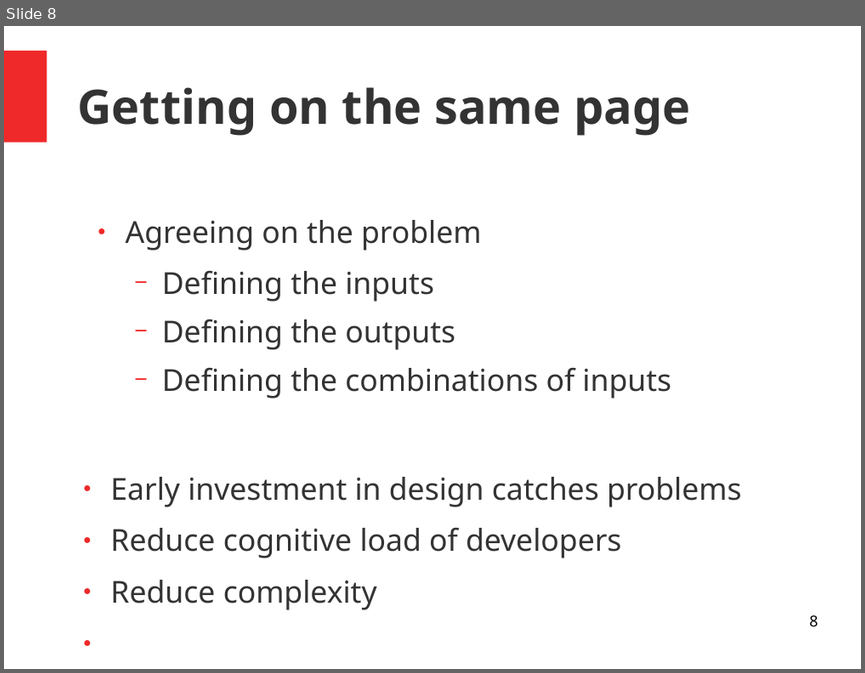
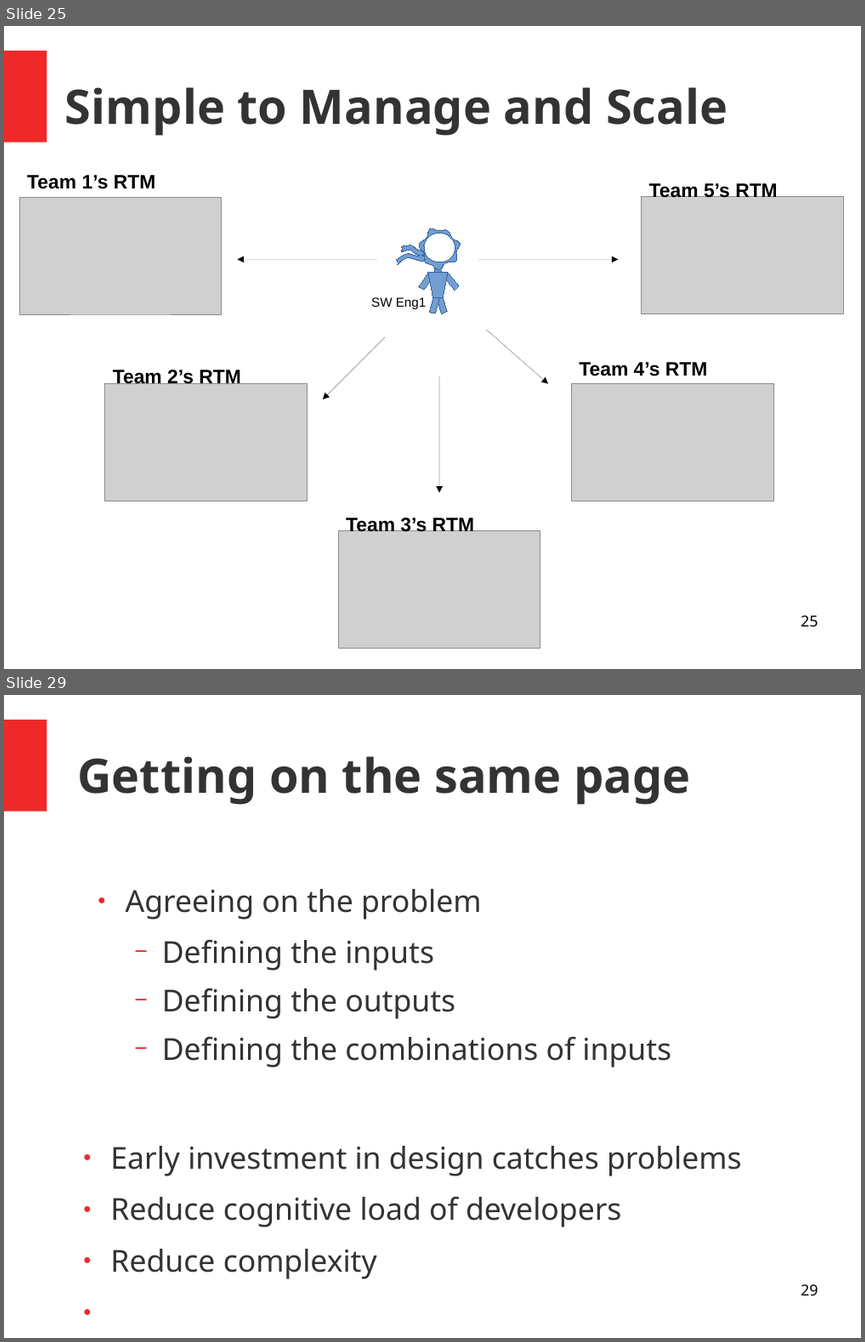
Before and after one commit to MrAbsaroka/Presentations, a slide deck: MattFerguson-0111-2021.11.04.odp. Shown one above the other, each under a label of ours: slide 8 before the commit, slides 25 and 29 after it; the slides between them are not shown. The pictures are 865x673 and 865x1342 pixels, drawn with LibreOffice and Linux fonts; fonts in the diff are those of the drawing; grey boxes stand for pictures. Boxes give left, top, right and bottom in pixels: in the first picture for what was removed or moved away, otherwise in the second. Text is boxed around its words. In the diff, an @@ line names an element or a change of style, - is before the commit and + after.

```diff
--- a/MattFerguson-0111-2021.11.04.odp
+++ b/MattFerguson-0111-2021.11.04.odp
@@ slide 25 added at (x1=4, y1=26, x2=861, y2=669), background #FFFFFF; not listed: 1 template element that a slide beside it also shows @@
@@ title added at (x1=65, y1=87, x2=727, y2=136), 44 pt, text #333333, bold @@
+Simple to Manage and Scale
@@ text added at (x1=27, y1=175, x2=155, y2=189), 18 pt, text #000000, bold @@
+Team 1’s RTM
@@ picture added at (x1=19, y1=197, x2=222, y2=314) @@
@@ picture added at (x1=642, y1=196, x2=844, y2=313) @@
@@ text added at (x1=649, y1=181, x2=777, y2=198), 18 pt, text #000000, bold @@
+Team 5’s RTM
@@ freeform shape added at (x1=397, y1=226, x2=461, y2=271), fill #729FCF, outline #3465A4 0 pt @@
@@ arrow added from (377, 259) to (237, 259), #000000 0 pt @@
@@ group added at (x1=419, y1=266, x2=460, y2=313): 4 parallelograms, 2 freeform shapes @@
@@ arrow added from (478, 259) to (619, 259), #000000 0 pt @@
@@ text added at (x1=371, y1=297, x2=426, y2=309), 12 pt, text #000000 @@
+SW Eng1
@@ arrow added from (486, 329) to (548, 384), #000000 0 pt @@
@@ arrow added from (385, 337) to (323, 399), #000000 0 pt @@
@@ text added at (x1=113, y1=368, x2=240, y2=384), 18 pt, text #000000, bold @@
+Team 2’s RTM
@@ arrow added from (439, 376) to (439, 493), #000000 0 pt @@
@@ text added at (x1=579, y1=362, x2=707, y2=376), 18 pt, text #000000, bold @@
+Team 4’s RTM
@@ picture added at (x1=105, y1=384, x2=307, y2=501) @@
@@ picture added at (x1=572, y1=384, x2=774, y2=501) @@
@@ picture added at (x1=338, y1=531, x2=540, y2=648) @@
@@ text added at (x1=346, y1=516, x2=474, y2=532), 18 pt, text #000000, bold @@
+Team 3’s RTM
@@ page number added at (x1=800, y1=615, x2=817, y2=627), 14 pt, text #000000 @@
+25
@@ what was slide 8 is now slide 29 @@
@@ page number at (x1=800, y1=1284, x2=817, y2=1296): text changed @@
-8
+29
```
Also in this commit, not shown: 4 slides changed, 19 other slides added, 1 other file.
